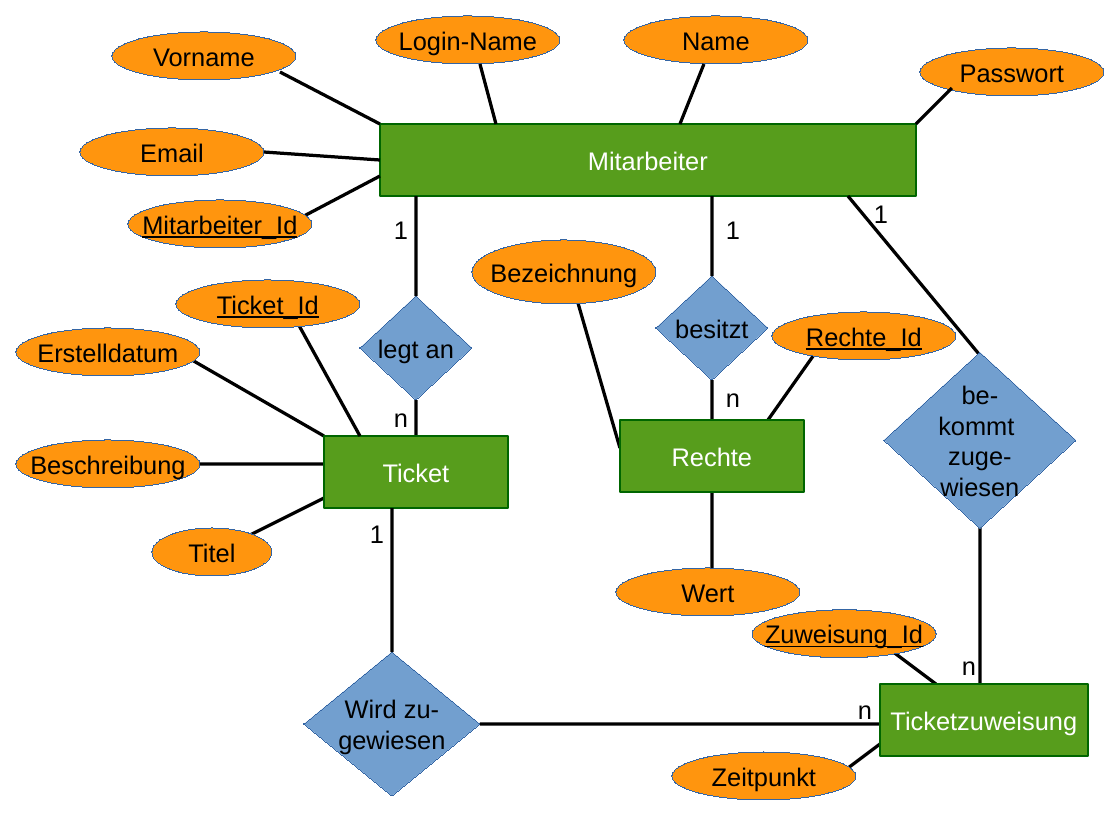
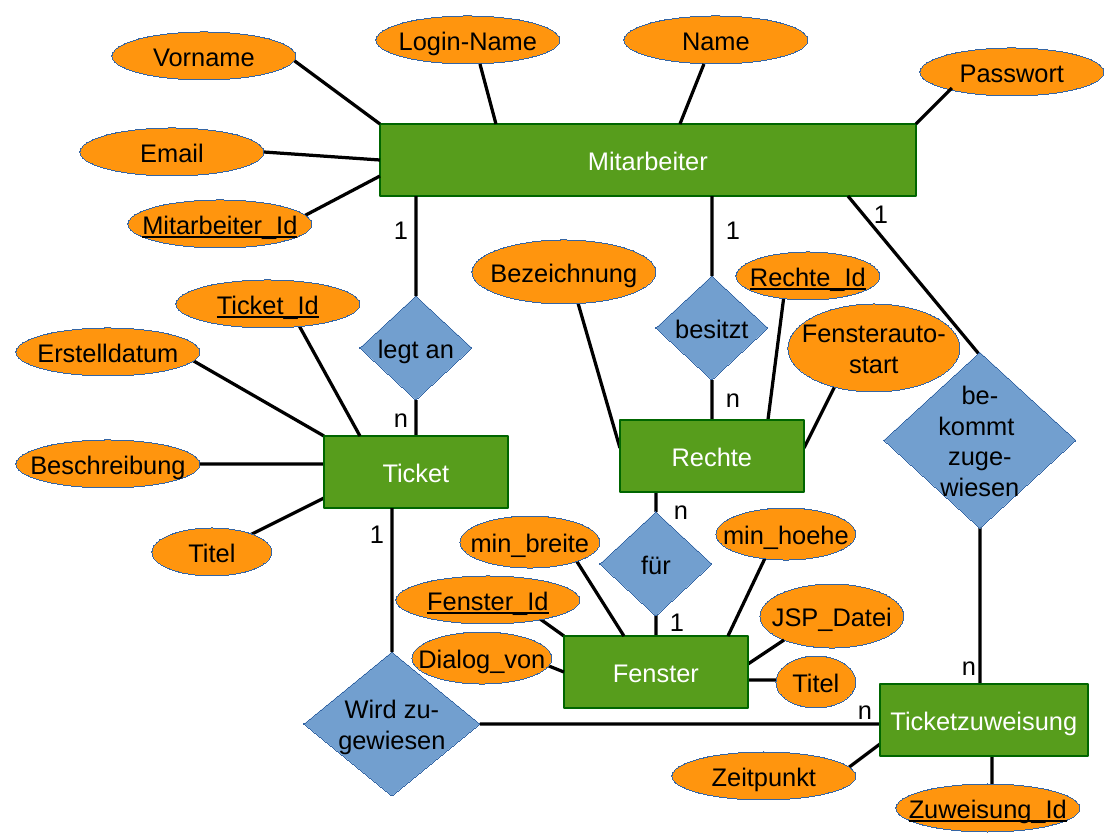
Before and after one commit to sapDevelop/teltick, a slide deck: slide 1 of teltick/Dokumente/erd.odp. Drawn at 1120x840 pixels with LibreOffice and Linux fonts; fonts in the diff are those of the drawing. Boxes give left, top, right and bottom in pixels: in the first picture for what was removed or moved away, otherwise in the second. Text is boxed around its words. In the diff, an @@ line names an element or a change of style, - is before the commit and + after.

```diff
--- a/teltick/Dokumente/erd.odp
+++ b/teltick/Dokumente/erd.odp
@@ line moved from (380, 124) - (281, 72) to (380, 124) - (288, 56) @@
@@ ellipse "Rechte_Id": place and size @@
-ellipse "Rechte_Id" at bbox=[772, 312, 956, 360]
+ellipse "Rechte_Id" at bbox=[736, 252, 880, 300]
@@ line added from (768, 420) to (785, 296), #000000 2.3 pt @@
@@ ellipse added at bbox=[789, 304, 960, 392], fill #FF950E, outline #3465A4 0 pt, 18 pt, text #000000 @@
+Fensterauto-
+start
@@ line moved from (768, 420) - (816, 352) to (804, 448) - (841, 376) @@
@@ line added from (657, 512) to (657, 484), #000000 2.3 pt @@
@@ text added at bbox=[674, 505, 688, 519], 18 pt, text #000000 @@
+n
@@ ellipse added at bbox=[717, 508, 857, 560], fill #FF950E, outline #3465A4 0 pt, 18 pt, text #000000 @@
+min_hoehe
@@ ellipse added at bbox=[460, 516, 601, 568], fill #FF950E, outline #3465A4 0 pt, 18 pt, text #000000 @@
+min_breite
@@ diamond added at bbox=[601, 512, 712, 616], fill #729FCF, outline #3465A4 0 pt, 18 pt, text #000000 @@
+für
@@ line added from (624, 636) to (576, 560), #000000 2.3 pt @@
@@ ellipse removed at bbox=[616, 568, 800, 616] @@
-Wert
@@ line moved from (712, 492) - (712, 568) to (729, 636) - (768, 552) @@
@@ ellipse added at bbox=[396, 576, 580, 624], fill #FF950E, outline #3465A4 0 pt, 18 pt, text #000000, underline @@
+Fenster_Id
@@ ellipse added at bbox=[760, 584, 905, 648], fill #FF950E, outline #3465A4 0 pt, 18 pt, text #000000 @@
+JSP_Datei
@@ line added from (564, 636) to (537, 616), #000000 2.3 pt @@
@@ line added from (657, 638) to (657, 610), #000000 2.3 pt @@
@@ text added at bbox=[670, 613, 684, 637], 18 pt, text #000000 @@
+1
@@ ellipse added at bbox=[413, 632, 553, 684], fill #FF950E, outline #3465A4 0 pt, 18 pt, text #000000 @@
+Dialog_von
@@ rectangle added at bbox=[564, 636, 748, 708], fill #579D1C, outline #006600 1.5 pt, 18 pt, text #FFFFFF @@
+Fenster
@@ line moved from (888, 648) - (936, 684) to (748, 665) - (785, 640) @@
@@ ellipse added at bbox=[776, 657, 857, 708], fill #FF950E, outline #3465A4 0 pt, 18 pt, text #000000 @@
+Titel
@@ line added from (564, 672) to (544, 665), #000000 2.3 pt @@
@@ line added from (748, 680) to (776, 680), #000000 2.3 pt @@
@@ line added from (992, 785) to (992, 752), #000000 2.3 pt @@
@@ ellipse "Zuweisung_Id": place and size @@
-ellipse "Zuweisung_Id" at bbox=[752, 610, 936, 658]
+ellipse "Zuweisung_Id" at bbox=[896, 785, 1080, 832]
```
Also in this commit, not shown: 4 other files.
